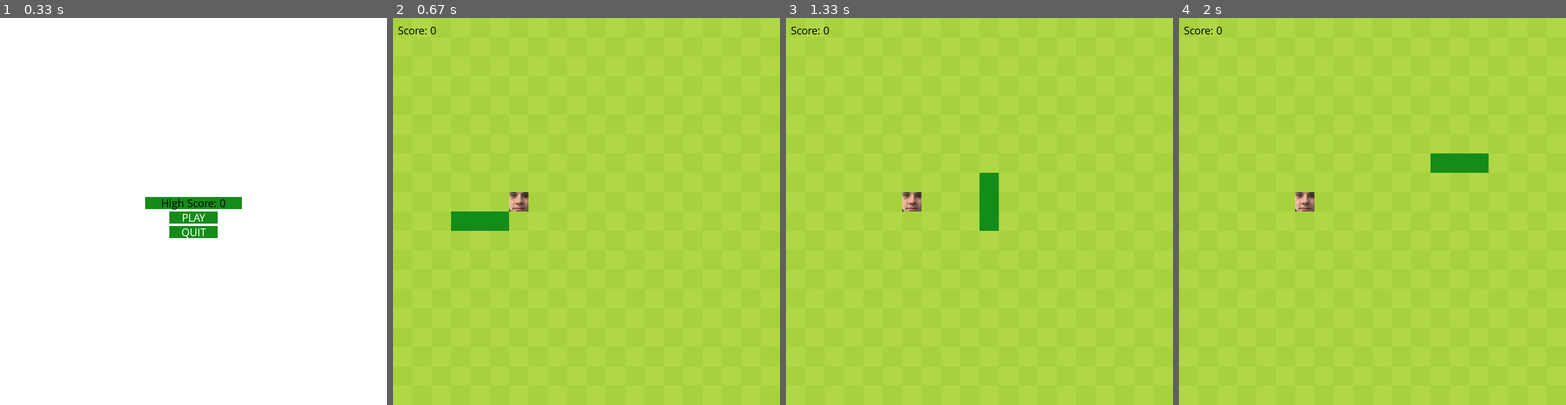
Above: before the commit, frames 1-4 (left to right).
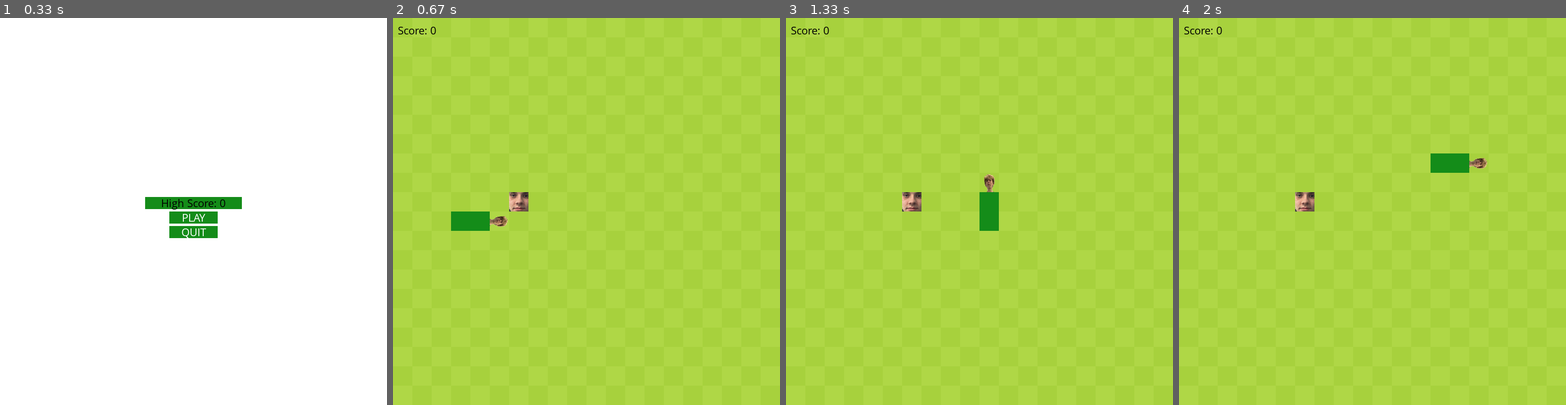
Above: after the commit, the same moments.

Repository: YangTh599/snake
Game: pygame game, started from main.py
Two runs of this game, one before a commit and one after it. Both use one fixed random seed, a clock stepped at 60 frames per second and the inputs below.
Inputs (mouse positions are in pixels of both pictures, inside the frame that each line leads up to):
- Up to frame 1 (0.33 s): no input
- Up to frame 2 (0.67 s): click "PLAY" at 0.38 s
- Up to frame 3 (1.33 s): hold Right 0.67-1.13 s; move the mouse to (964, 226) at 0.7 s; hold Up from 1.17 s (still down)
- Up to frame 4 (2 s): release Up at 1.47 s; hold Right 1.5-1.97 s

Frame 1 is identical in both runs. In frame 2, 0.2% of the frame differs, in the area x 25-30%, y 50-55%; in frame 3, 0.2%; in frame 4, 0.2%.

Commit message:
snake head updated

Diff:
--- a/snake.py
+++ b/snake.py
@@ -28,8 +28,8 @@
 
             if index == 0:
                 self.window.blit(self.head,block_rect)
-
-            pygame.draw.rect(self.window, THAYER_GREEN, block_rect)
+            else:
+                pygame.draw.rect(self.window, THAYER_GREEN, block_rect)
 
     def move_snake(self):
         if self.new_block == True:
@@ -54,10 +54,10 @@
 
     def update_head_graphics(self):
             head_relation = self.body[1] - self.body[0]
-            if head_relation == Vector2(1,0): self.head = self.head_up
-            elif head_relation == Vector2(-1,0): self.head = self.head_up
+            if head_relation == Vector2(1,0): self.head = pygame.transform.rotate(self.head_up,90)
+            elif head_relation == Vector2(-1,0): self.head = pygame.transform.rotate(self.head_up,270)
             elif head_relation == Vector2(0,1): self.head = self.head_up
-            elif head_relation == Vector2(0,-1): self.head = self.head_up
+            elif head_relation == Vector2(0,-1): self.head = pygame.transform.rotate(self.head_up,180)
 
 
 class Apple:
